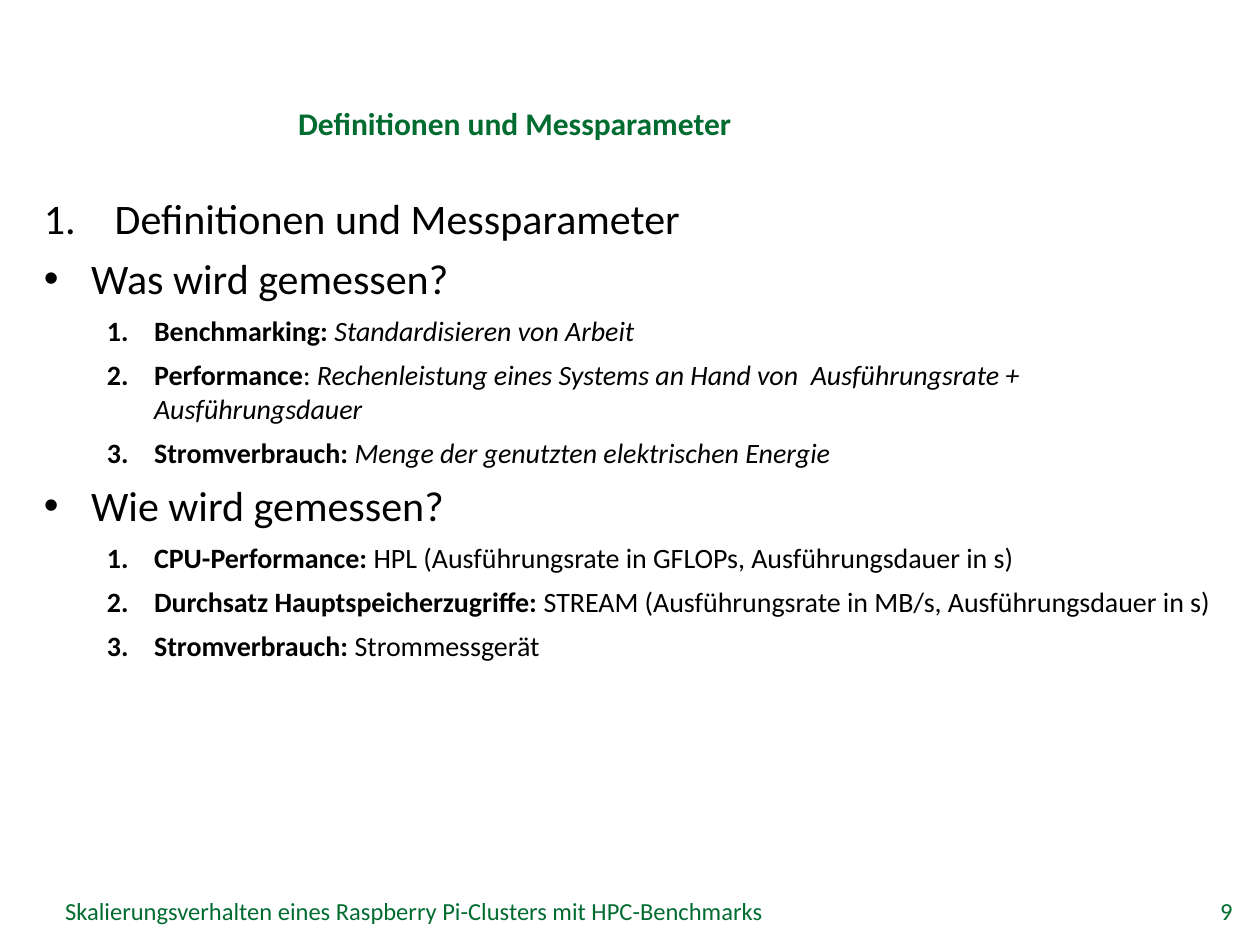
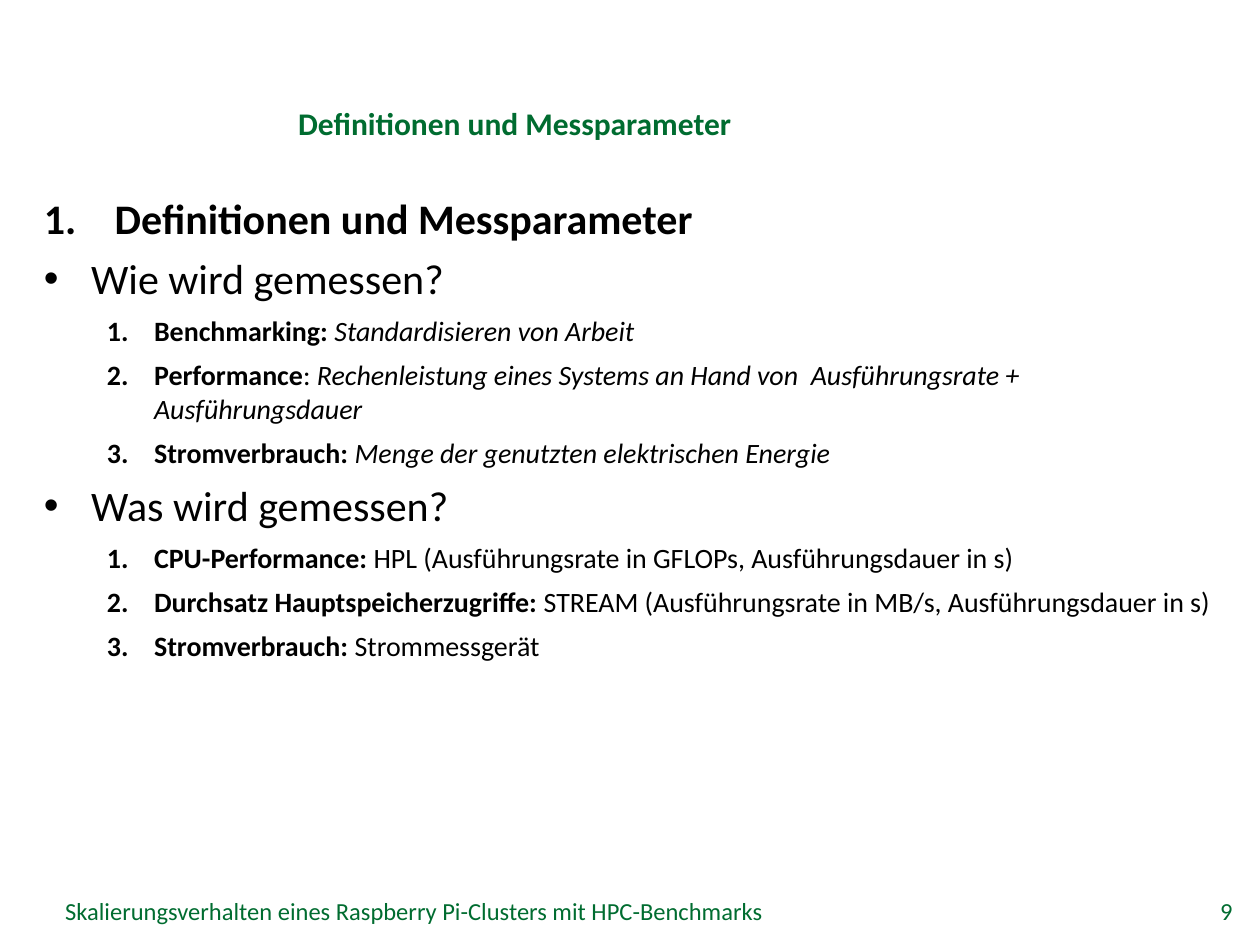
Before and after one commit to missgreenwood/bachelor-arbeit, a slide deck: slide 9 of Disputation/grei14.pptx. Drawn at 1260x945 pixels with LibreOffice and Linux fonts; fonts in the diff are those of the drawing; background and template pictures are left out. Boxes give left, top, right and bottom in pixels: in the first picture for what was removed or moved away, otherwise in the second. Text is boxed around its words. In the diff, an @@ line names an element or a change of style, - is before the commit and + after.

```diff
--- a/Disputation/grei14.pptx
+++ b/Disputation/grei14.pptx
@@ text at bbox=[115, 204, 692, 241]: bold on in "Definitionen und Messparameter" @@
@@ text at bbox=[91, 264, 444, 302]: text changed @@
-• Was wird gemessen?
+• Wie wird gemessen?
@@ text at bbox=[91, 491, 448, 529]: text changed @@
-• Wie wird gemessen?
+• Was wird gemessen?
```
Also in this commit, not shown: 6 other slides changed, 14 slides added, 1 other file.
